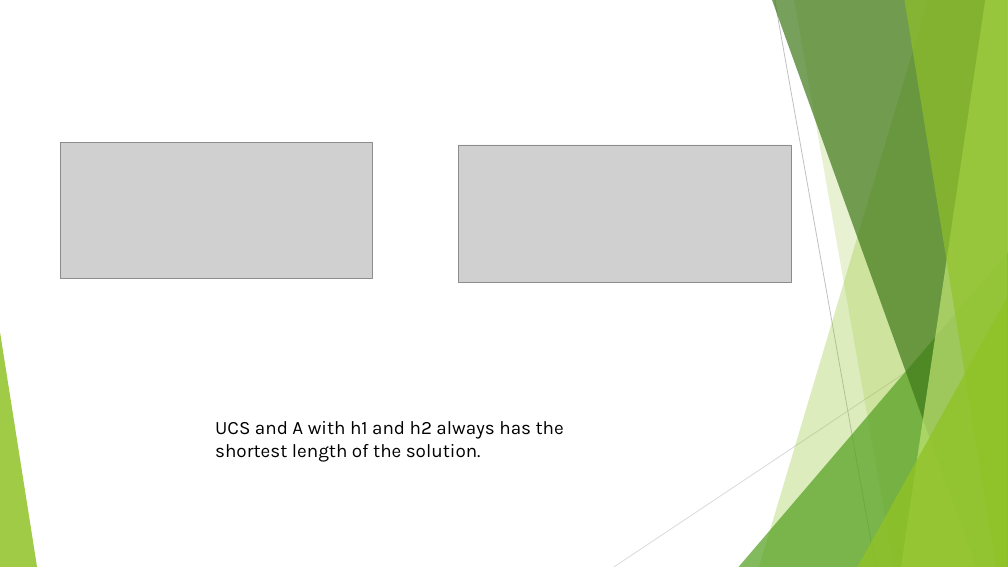
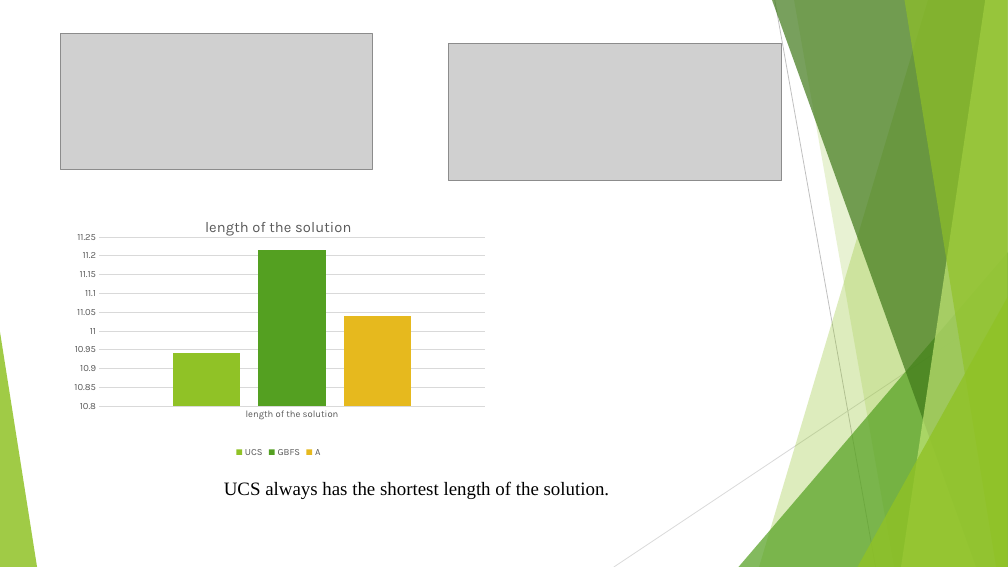
Before and after one commit to LittleNightmare/Mini-project2-for-COMP472, a slide deck: slide 2 of Analysis_sildes.pptx. Drawn at 1008x567 pixels with LibreOffice and Linux fonts; fonts in the diff are those of the drawing; grey boxes stand for pictures. Boxes give left, top, right and bottom in pixels: in the first picture for what was removed or moved away, otherwise in the second. Text is boxed around its words. In the diff, an @@ line names an element or a change of style, - is before the commit and + after.

```diff
--- a/Analysis_sildes.pptx
+++ b/Analysis_sildes.pptx
@@ picture: place and size @@
-picture at [60, 143, 372, 279]
+picture at [60, 33, 372, 169]
@@ picture: place and size @@
-picture at [459, 145, 792, 282]
+picture at [448, 44, 782, 181]
@@ column chart added at [60, 206, 497, 461] @@
+title "length of the solution "
+categories: length of the solution
+UCS: 10.9
+GBFS: 11.2
+A: 11
@@ text at [224, 481, 610, 499]: text changed; font Karla to Times New Roman @@
-UCS and A with h1 and h2 always has the shortest length of the solution.
+UCS always has the shortest length of the solution.
```
Also in this commit, not shown: 5 other slides changed, 1 slide added.
